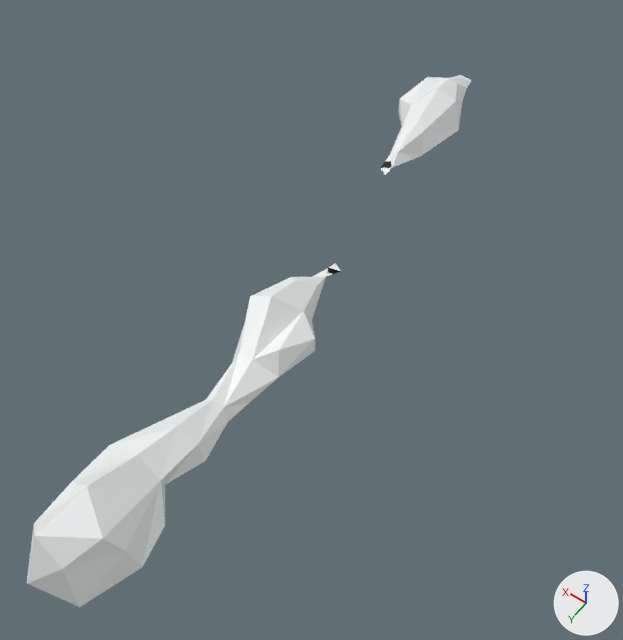
The FBX model production/Flux/FluxContent/models/env/clouds_5.fbx: old version first, new version second.
One viewpoint serves both versions: a 50 mm lens placed at (-0.295, 0.092, 0.691), pointed at (0.027, -0.358, -0.017). Every picture has the same lights, and +X, +Y and +Z are marked at lower right. Where no turn or scale is listed for an object, it has been applied to the vertices.

The older version as bpy lines, for what is in view:
```python
me_mesh = bpy.data.meshes.new('Mesh')
me_mesh.from_pydata(...)  # 52 vertices, 97 faces; spans x -0.018..0.072, y -0.425..0.015, z 0.0..0.083
me_mesh.materials.append(mat_lambert7)  # white #f3f7f7
me_mesh_001 = bpy.data.meshes.new('Mesh.001')
me_mesh_001.from_pydata(...)  # 27 vertices, 48 faces; spans x 0.044..0.123, y -0.789..-0.572, z 0.0..0.054
me_mesh_001.materials.append(mat_lambert7)  # white #f3f7f7
ob_pasted__polysurface12 = bpy.data.objects.new('pasted__polySurface12', me_mesh)
ob_pasted__polysurface12.location = (0.0, 0.0, 0.0)
ob_pasted__polysurface19 = bpy.data.objects.new('pasted__polySurface19', me_mesh_001)
ob_pasted__polysurface19.location = (0.0, 0.0, 0.0)
```
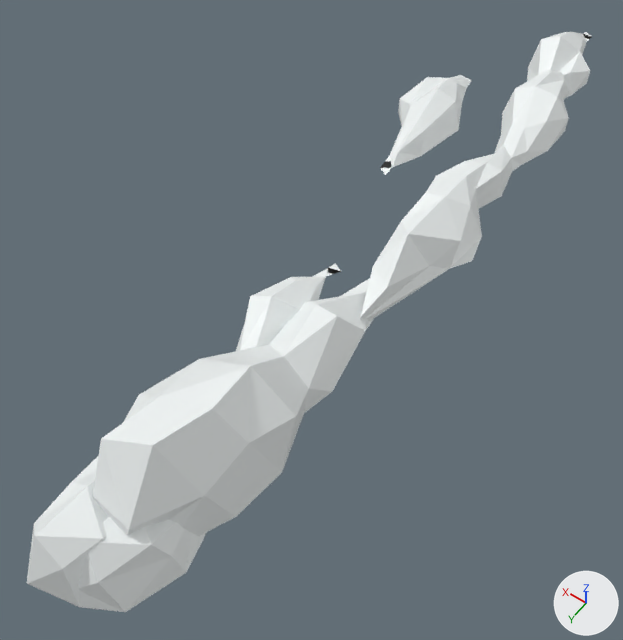
Changed parts and their boxes [x1, y1, x2, y2] in the pictures (623 x 640 px):
```json
{"object": "pasted__polySurface15", "change": "added", "after": [93, 278, 373, 536]}
{"object": "pasted__polySurface11", "change": "added", "after": [360, 71, 569, 321]}
{"object": "pasted__polySurface13", "change": "added", "after": [78, 517, 207, 612]}
{"object": "pasted__polySurface14", "change": "added", "after": [527, 32, 592, 98]}
{"object": "pasted__polySurface12", "change": "unchanged, covered by the edit", "before": [27, 263, 341, 607], "after": [27, 263, 341, 607]}
```

The change, as JSON lines over the scene's bpy script:
```json
{"op": "add", "block": "mat_lambert5", "code": ["mat_lambert5 = principled_material('lambert5')", "mat_lambert5.base_color = (0.896, 0.932, 0.93)  # white #f3f7f7"]}
{"op": "add", "block": "mat_lambert2", "code": ["mat_lambert2 = principled_material('lambert2')", "mat_lambert2.base_color = (0.896, 0.932, 0.93)  # white #f3f7f7"]}
{"op": "add", "block": "mat_lambert4", "code": ["mat_lambert4 = principled_material('lambert4')", "mat_lambert4.base_color = (0.896, 0.932, 0.93)  # white #f3f7f7"]}
{"op": "add", "block": "me_mesh_004", "code": ["me_mesh_004 = bpy.data.meshes.new('Mesh.004')", "me_mesh_004.from_pydata(...)  # 36 vertices, 68 faces; spans x -0.047..0.04, y -0.238..0.0, z -0.01..0.074", "me_mesh_004.materials.append(mat_lambert5)  # white #f3f7f7"]}
{"op": "add", "block": "me_mesh_002", "code": ["me_mesh_002 = bpy.data.meshes.new('Mesh.002')", "me_mesh_002.from_pydata(...)  # 40 vertices, 76 faces; spans x -0.064..0.052, y -0.432..0.0, z -0.003..0.138", "me_mesh_002.materials.append(mat_lambert2)  # white #f3f7f7"]}
{"op": "add", "block": "me_mesh_001_1", "code": ["me_mesh_001_1 = bpy.data.meshes.new('Mesh.001')", "me_mesh_001_1.from_pydata(...)  # 27 vertices, 48 faces; spans x -0.041..0.038, y -0.99..-0.773, z -0.011..0.043", "me_mesh_001_1.materials.append(mat_lambert2)  # white #f3f7f7"]}
{"op": "add", "block": "me_mesh_003", "code": ["me_mesh_003 = bpy.data.meshes.new('Mesh.003')", "me_mesh_003.from_pydata(...)  # 62 vertices, 119 faces; spans x -0.075..0.015, y -0.875..-0.365, z 0.001..0.065", "me_mesh_003.materials.append(mat_lambert4)  # white #f3f7f7"]}
{"op": "add", "block": "ob_pasted__polysurface13", "code": ["ob_pasted__polysurface13 = bpy.data.objects.new('pasted__polySurface13', me_mesh_004)", "ob_pasted__polysurface13.location = (0.0, 0.0, 0.0)"]}
{"op": "add", "block": "ob_pasted__polysurface15", "code": ["ob_pasted__polysurface15 = bpy.data.objects.new('pasted__polySurface15', me_mesh_002)", "ob_pasted__polysurface15.location = (0.0, 0.0, 0.0)"]}
{"op": "add", "block": "ob_pasted__polysurface14", "code": ["ob_pasted__polysurface14 = bpy.data.objects.new('pasted__polySurface14', me_mesh_001_1)", "ob_pasted__polysurface14.location = (0.0, 0.0, 0.0)"]}
{"op": "add", "block": "ob_pasted__polysurface11", "code": ["ob_pasted__polysurface11 = bpy.data.objects.new('pasted__polySurface11', me_mesh_003)", "ob_pasted__polysurface11.location = (0.0, 0.0, 0.0)"]}
```
